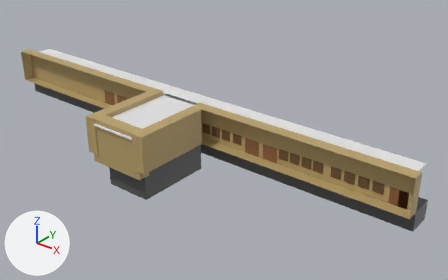
Two versions of the Blender file Assets/Map/Sekolah/Gedung 1/Bangunan ruangan kelas.blend, one commit apart.
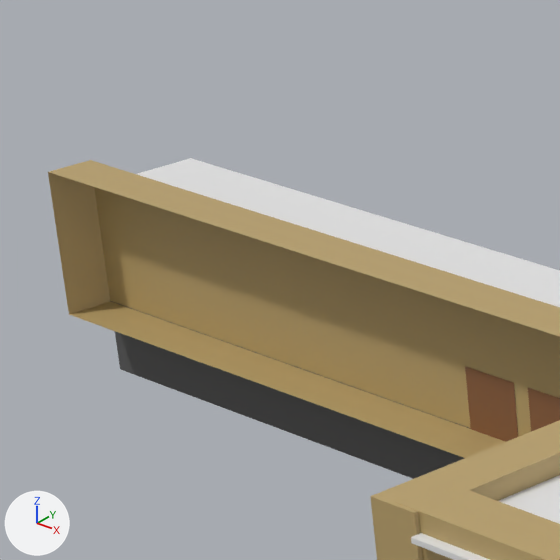
The first picture shows the older version from a 50 mm camera at (44.7, -68.5, 43.9) aimed at (-11.7, 2.0, 0.2). The close-ups show both versions on the part from 3% to 28% of the width and 6% to 46% of the height of that picture; other places that the commit changed are outside them. The lights are fixed; the arrows at lower left show +X, +Y and +Z.

Before the edit, the objects in view are built like this:
```python
ob_cube_007 = bpy.data.objects.new('Cube.007', me_cube_011)
ob_cube_007.location = (2.36, 1.0, 1.77)
ob_cube_007.scale = (0.812, 0.101, 0.794)
ob_cube_008 = bpy.data.objects.new('Cube.008', me_cube_010)
ob_cube_008.location = (0.38, 1.0, 1.77)
ob_cube_008.scale = (0.812, 0.101, 0.794)
ob_cube_026 = bpy.data.objects.new('Cube.026', me_cube_027)
ob_cube_026.location = (9.2, 1.0, 1.77)
ob_cube_026.scale = (0.812, 0.101, 0.794)
ob_cube_027 = bpy.data.objects.new('Cube.027', me_cube_028)
ob_cube_027.location = (11.3, 1.0, 1.77)
ob_cube_027.scale = (0.812, 0.101, 0.794)
ob_cube_030 = bpy.data.objects.new('Cube.030', me_cube_031)
ob_cube_030.location = (13.44, 1.0, 1.77)
ob_cube_030.scale = (0.812, 0.101, 0.794)
ob_cube_031 = bpy.data.objects.new('Cube.031', me_cube_032)
ob_cube_031.location = (15.6, 1.0, 1.77)
ob_cube_031.scale = (0.812, 0.101, 0.794)
ob_cube_033 = bpy.data.objects.new('Cube.033', me_cube_034)
ob_cube_033.location = (17.91, 1.04, 1.23)
ob_cube_033.scale = (0.65, 0.07, 1.25)
ob_cube_034 = bpy.data.objects.new('Cube.034', me_cube_035)
ob_cube_034.location = (19.21, 1.04, 1.23)
ob_cube_034.scale = (0.65, 0.07, 1.25)
ob_cube_035 = bpy.data.objects.new('Cube.035', me_cube_038)
ob_cube_035.location = (-19.97, -12.85, 2.32)
ob_cube_035.scale = (5.0, 1.0, 3.7)
# also in view: 'Cube.024' at (-19.9, -7.5, 3.0); 'Cube.023' at (-19.9, 1.0, 1.2); 'Cube.005' at (-19.8, -6.3, 5.2); 'Cube.001' at (-19.9, 3.0, -1.5); 'Cube.004' at (-19.9, 1.0, 1.2)
```
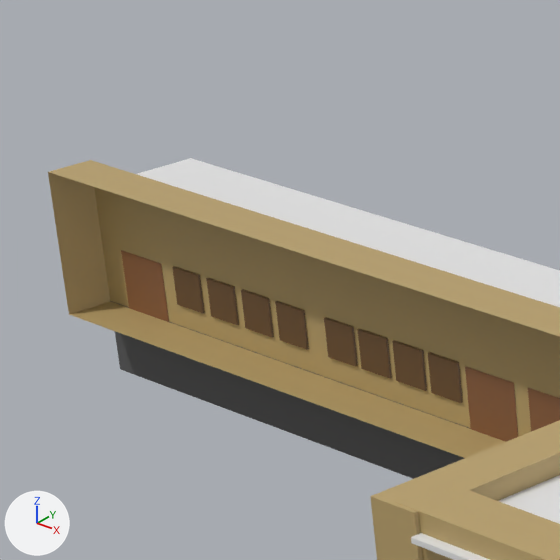
Pixel boxes [x1, y1, x2, y2] of what changed, in the close-ups (560 x 560 px):
'Cube.008', modifiers changed (not visible before): after [428, 352, 463, 403]
'Cube.007', modifiers changed (not visible before): after [392, 340, 427, 391]
'Cube.011', modifiers changed (not visible before): after [357, 329, 392, 378]
'Cube.012', modifiers changed (not visible before): after [324, 317, 358, 367]
'Cube.033', modifiers changed (not visible before): after [141, 257, 169, 322]
'Cube.026', modifiers changed (not visible before): after [275, 301, 309, 350]
'Cube.027', modifiers changed (not visible before): after [241, 289, 274, 337]
'Cube.034', modifiers changed (not visible before): after [121, 250, 149, 315]
'Cube.030', modifiers changed (not visible before): after [206, 278, 239, 325]
'Cube.031', modifiers changed (not visible before): after [172, 266, 205, 313]

The edits, one by one:
Object 'Cube.026' (ob_cube_026) gains a MIRROR modifier named 'Mirror'.
Modifier setting: mirror_object = ob_cube_001.
Object 'Cube.027' (ob_cube_027) gains a MIRROR modifier named 'Mirror'.
Modifier setting: mirror_object = ob_cube_001.
Object 'Cube.030' (ob_cube_030) gains a MIRROR modifier named 'Mirror'.
Modifier setting: mirror_object = ob_cube_001.
Object 'Cube.031' (ob_cube_031) gains a MIRROR modifier named 'Mirror'.
Modifier setting: mirror_object = ob_cube_001.
Object 'Cube.033' (ob_cube_033) gains a MIRROR modifier named 'Mirror'.
Modifier setting: mirror_object = ob_cube_001.
Object 'Cube.034' (ob_cube_034) has a MIRROR modifier named 'Mirror'.
Modifier setting: mirror_object = ob_cube_001.
Object 'Cube.008' (ob_cube_008) gains a MIRROR modifier named 'Mirror'.
Modifier setting: mirror_object = ob_cube_001.
Object 'Cube.007' (ob_cube_007) gains a MIRROR modifier named 'Mirror'.
Modifier setting: mirror_object = ob_cube_001.
Object 'Cube.011' (ob_cube_011) gains a MIRROR modifier named 'Mirror'.
Modifier setting: mirror_object = ob_cube_001.
Object 'Cube.012' (ob_cube_012) gains a MIRROR modifier named 'Mirror'.
Modifier setting: mirror_object = ob_cube_001.
